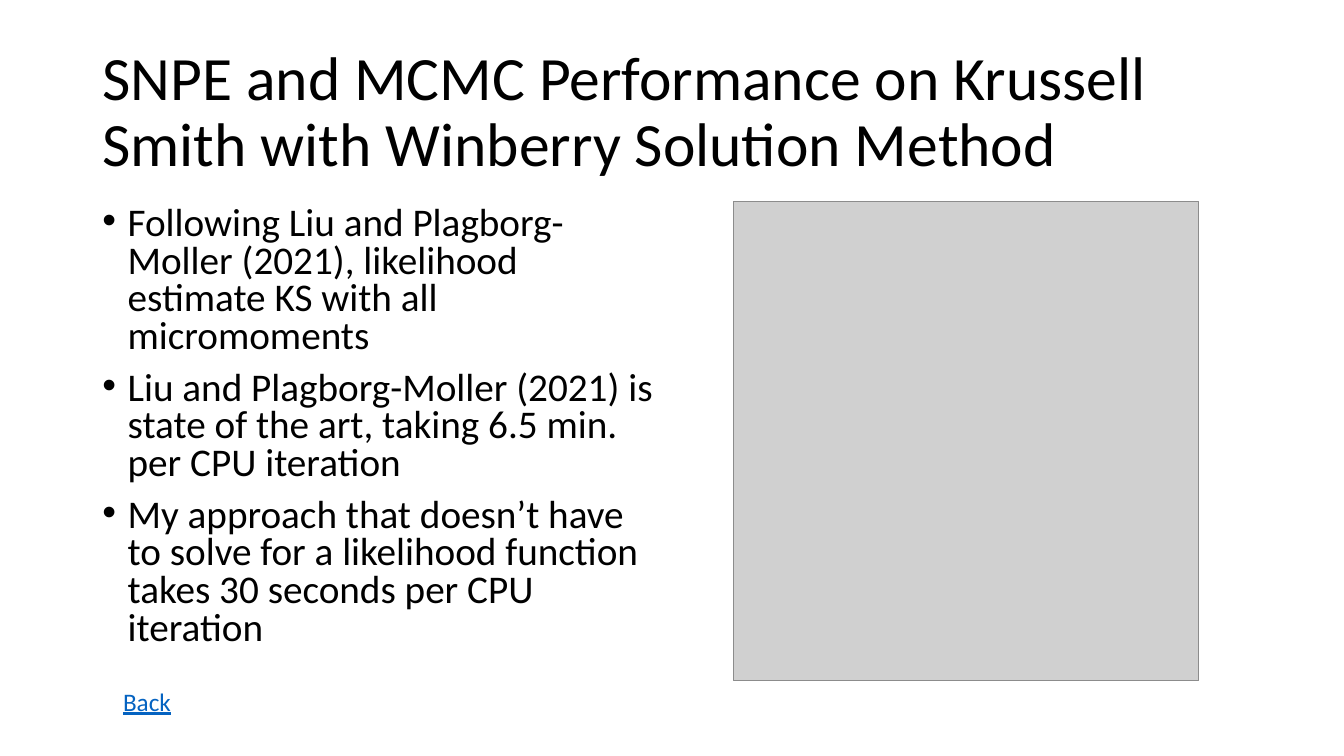
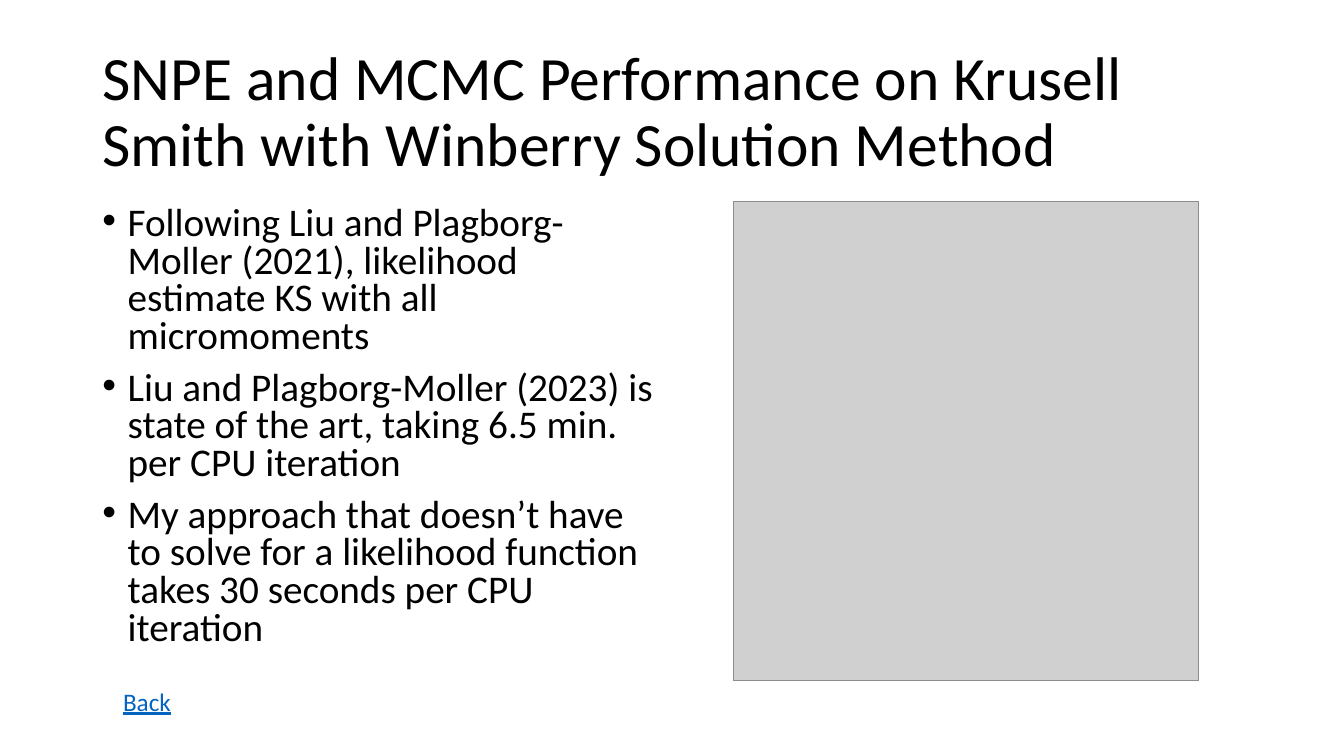
Before and after one commit to CameronFen/CameronFen.github.io, a slide deck: slide 47 of files/SNPE_Presentation.pptx. Drawn at 1344x756 pixels with LibreOffice and Linux fonts; fonts in the diff are those of the drawing; grey boxes stand for pictures. Boxes give left, top, right and bottom in pixels: in the first picture for what was removed or moved away, otherwise in the second. Text is boxed around its words. In the diff, an @@ line names an element or a change of style, - is before the commit and + after.

```diff
--- a/files/SNPE_Presentation.pptx
+++ b/files/SNPE_Presentation.pptx
@@ title at (102,57,1122,176): text changed @@
-SNPE and MCMC Performance on Krussell Smith with Winberry Solution Method
+SNPE and MCMC Performance on Krusell Smith with Winberry Solution Method
@@ text at (128,372,652,483): text changed @@
-• Liu and Plagborg-Moller (2021) is state of the art, taking 6.5 min. per CPU iteration
+• Liu and Plagborg-Moller (2023) is state of the art, taking 6.5 min. per CPU iteration
```
Also in this commit, not shown: 1 other slide changed, 1 slide added, 1 other file.
